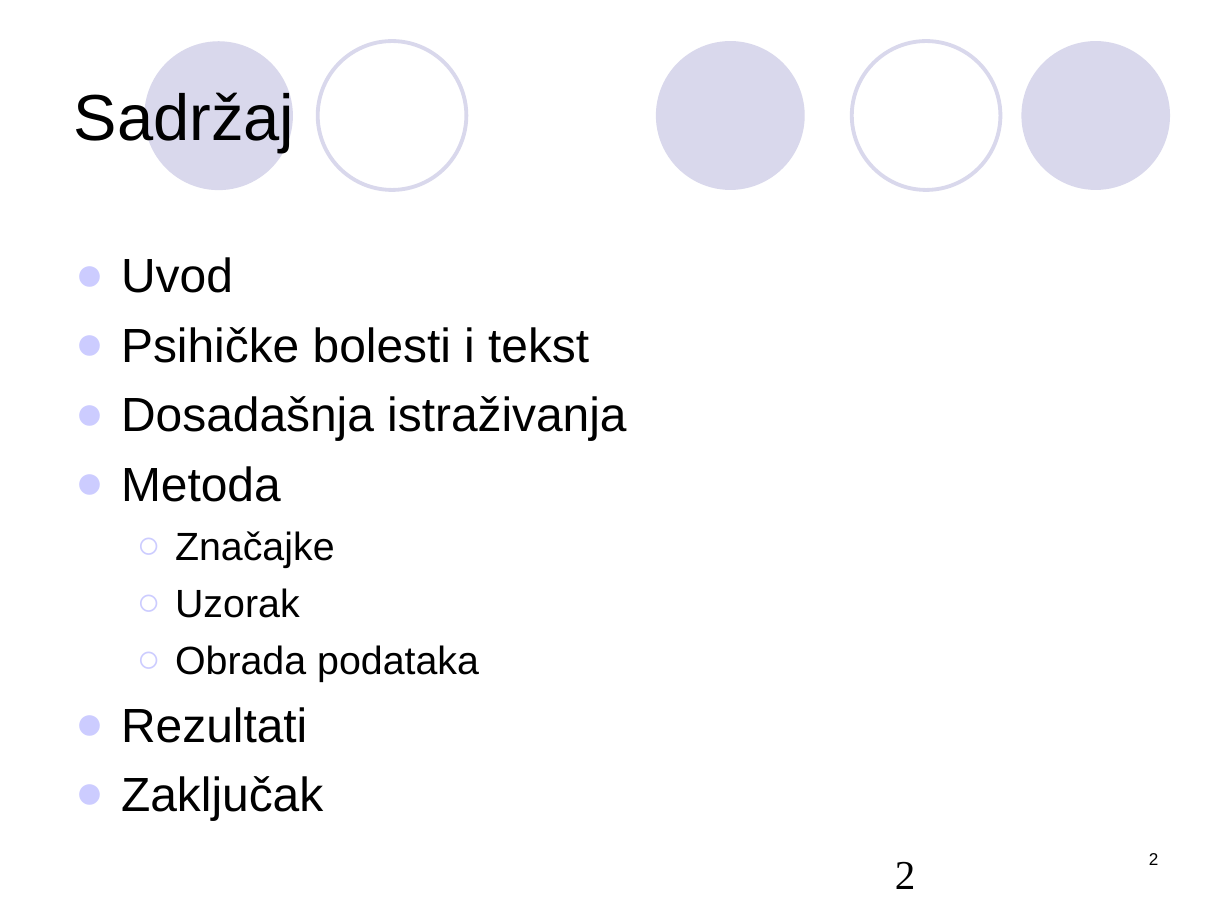
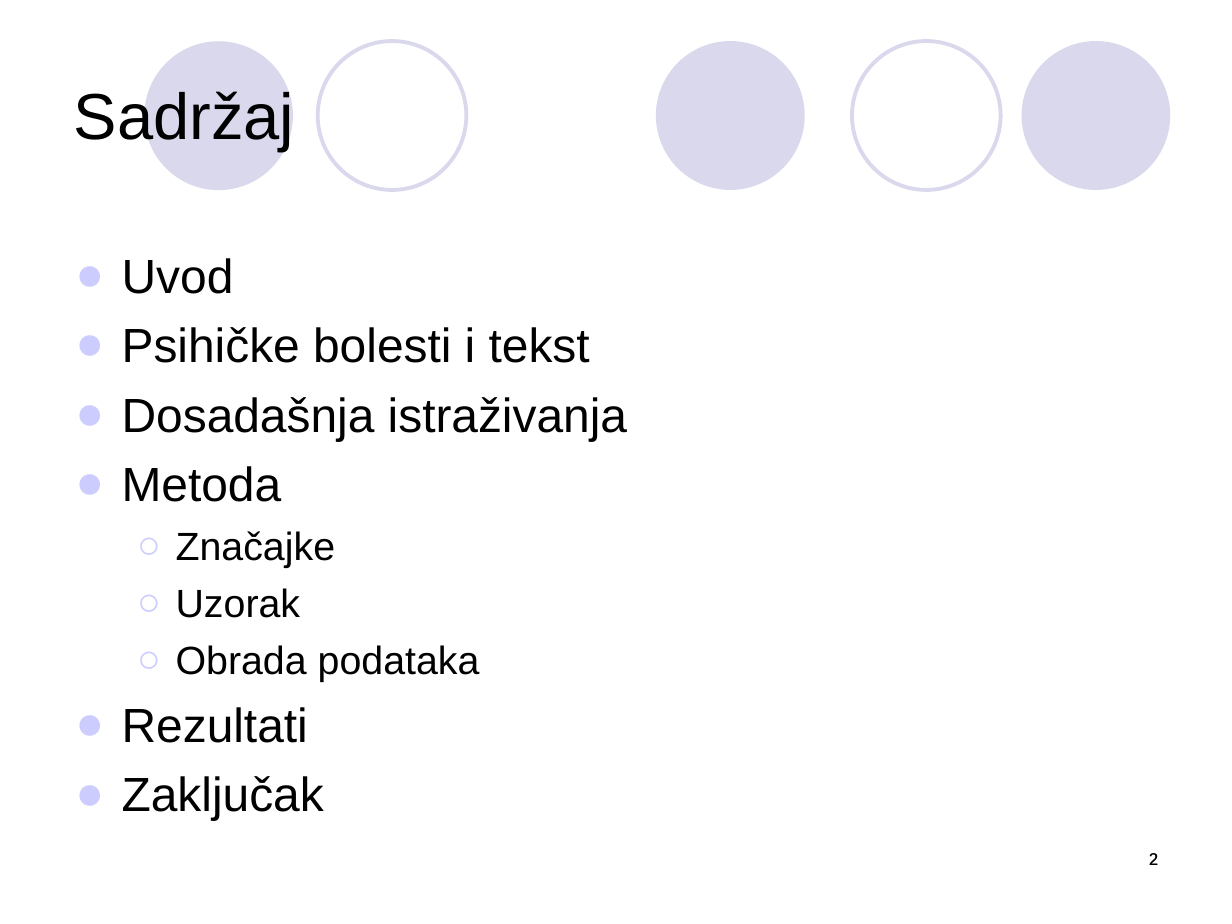
Before and after one commit to Monk-NT/hr-mental-health, a slide deck: slide 2 of docs/Grdjan.ppt. Drawn at 1232x924 pixels with LibreOffice and Linux fonts; fonts in the diff are those of the drawing. Boxes give left, top, right and bottom in pixels: in the first picture for what was removed or moved away, otherwise in the second. Text is boxed around its words. In the diff, an @@ line names an element or a change of style, - is before the commit and + after.

```diff
--- a/docs/Grdjan.ppt
+++ b/docs/Grdjan.ppt
@@ text at (122,258,627,820): indent changed @@
@@ page number at (883,841,1170,903): size 24 to 10 pt; alignment left to right; indent changed @@
```
Also in this commit, not shown: 13 other slides changed, 2 other files.
